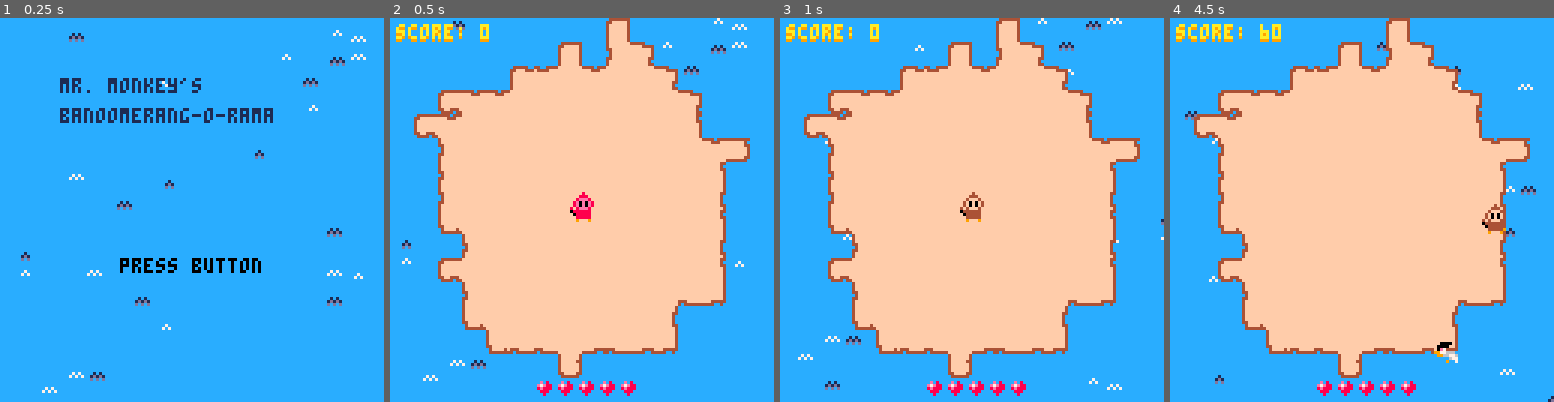
Above: before the commit, frames 1-4 (left to right).
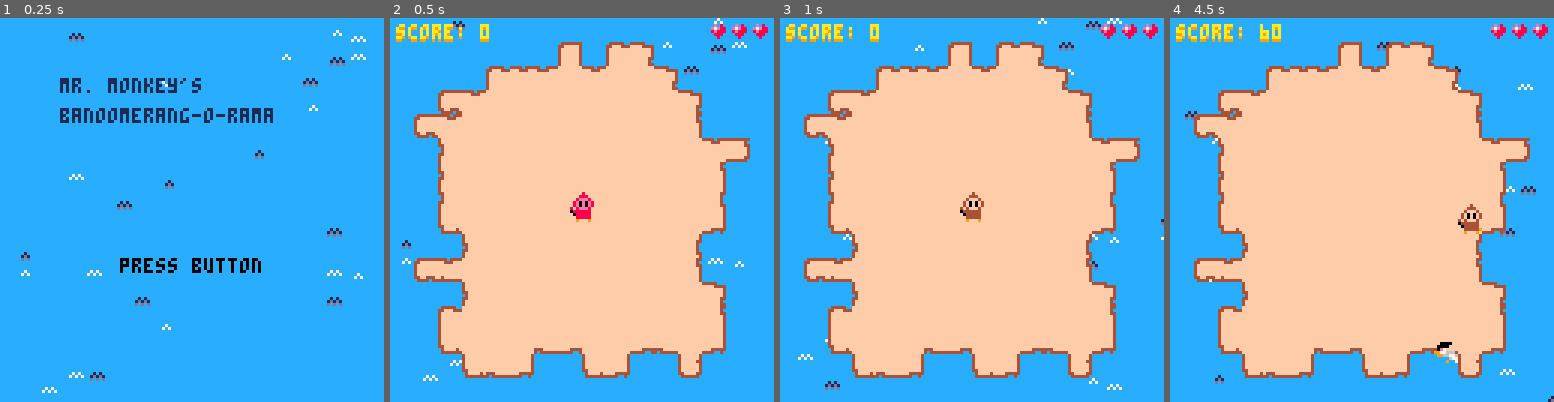
Above: after the commit, the same moments.

Repository: ravertass/BananaJamGame
Game: PICO-8 cartridge monkey.p8
Two runs of this game, one before a commit and one after it. Both use one fixed random seed, a clock stepped at 60 frames per second and the inputs below.
Inputs:
- Up to frame 1 (0.25 s): no input
- Up to frame 2 (0.5 s): tap X (X key) at 0.33 s
- Up to frame 3 (1 s): tap O (Z key) at 0.7 s
- Up to frame 4 (4.5 s): tap X (X key) at 1.07, 1.85, 2.97, 4.08 s; hold Right 1.6-2.1 s; tap O (Z key) every 0.4 s from 1.7 to 4.1 s; hold Up 2.15-2.42 s; hold Right 2.47-3.03 s; hold Left 3.08-3.58 s; hold Down 3.63-3.97 s; hold Right from 4.02 s (still down)

Frame 1 is identical in both runs. In frame 2, 9.5% of the frame differs, in the area x 6-99%, y 0-99%; in frame 3, 9.5%; in frame 4, 9.8%.

Commit message:
Added bananas

Diff:
--- a/monkey.p8
+++ b/monkey.p8
@@ -31,6 +31,7 @@
 c_sfx_bird=52
 c_sfx_teeth=0
 c_sfx_panic=53
+c_sfx_banana=54
 
 --- misc. sprites
 c_spr_wave=072
@@ -82,6 +83,8 @@
  init_boomerang()
  birds={}
  teeths={}
+ storks={}
+ bananas={}
 end
 
 function init_game_over()
@@ -121,7 +124,7 @@
   speed=c_speed,
   walk_count=0,
   walking=false,
-  lives=5,
+  lives=3,
   invincibility=60
  }
 end
@@ -165,7 +168,10 @@
  update_player()
  update_boomerang(boomerang)
  update_enemies()
+ update_storks()
+ update_bananas()
  generate_enemies()
+ generate_storks()
 end
 
 function update_timers()
@@ -224,6 +230,7 @@
 function input()
  move_input()
  boomerang_input()
+ grab_input()
 end
 
 function move_input()
@@ -379,6 +386,32 @@
   y<=rect2[4]
 end
 
+function grab_input()
+ if btnp(4) then
+  for banana in all(bananas) do
+   if intersect(
+       player_rect(),
+       {banana.x+1,banana.y,
+        banana.x+6,banana.y+7})
+   and not banana.flying
+   and not banana.falling
+   then
+    grab_banana(banana)
+   end
+  end
+ end
+end
+
+function grab_banana(banana)
+ --todo: add banana minigame
+ if player.lives<5 then
+  player.lives+=1
+ end
+ score+=500
+ sfx(c_sfx_banana)
+ del(bananas,banana)
+end
+
 function boomerang_input()
  if btnp(5)
  and not boomerang.active then
@@ -551,6 +584,39 @@
  }
 end
 
+function update_storks()
+ foreach(storks,update_stork)
+end
+
+function update_bananas()
+ foreach(bananas,update_banana)
+end
+
+function update_stork(stork)
+ stork.x+=stork.dx
+ inc_walk_count(stork)
+ if is_outside(stork) then
+  del(storks,stork)
+ end
+end
+
+function update_banana(banana)
+ if banana.flying then
+  banana.x+=banana.dx
+  inc_walk_count(stork)
+  if banana.x==60 then
+   banana.flying=false
+   banana.falling=true
+  end
+ elseif banana.falling then
+  banana.y+=banana.dy
+  banana.fall_count-=1
+  if banana.fall_count==0 then
+   banana.falling=false
+  end
+ end
+end
+
 function update_enemies()
  foreach(birds,update_bird)
  foreach(teeths,update_teeth)
@@ -593,15 +659,67 @@
      or actor.y<-7
 end
 
+function generate_storks()
+ d=get_difficulty()
+ if flr(rnd(1200+(d/10)))
+    >=1199
+ then
+  stork=create_stork()
+  banana=create_banana(stork)
+  add(storks,stork)
+  add(bananas,banana)
+ end
+end
+
+c_stork_dx=1
+function create_stork()
+ --dir is right or left
+ dir=1+flr(rnd(2))*2
+ if dir==c_left then
+  x=128
+  dx=-c_stork_dx
+ elseif dir==c_right then
+  x=-8
+  dx=c_stork_dx
+ end
+ y=8+rnd(64)
+
+ return {
+  x=x,y=y,
+  dir=dir,
+  dx=dx,
+  walk_count=0
+ }
+end
+
+function create_banana(stork)
+ if stork.dir==c_left then
+  xoffs=9
+ elseif stork.dir==c_right then
+  xoffs=-1
+ end
+ yoffs=13
+ return {
+  x=stork.x+xoffs,
+  y=stork.y+yoffs,
+  dx=stork.dx,
+  dy=1,
+  walk_count=0,
+  fall_count=16,
+  flying=true,
+  falling=false
+ }
+end
+
 function generate_enemies()
  d=get_difficulty()
  if flr(rnd(60+(d/4)))>=59 then
   add(birds,create_bird())
  end
- if flr(rnd(88)+
-        min(flr(d),3)+
-        (d/8)-
-        #teeths)
+ if flr(rnd(88+
+            (d/2)-
+            #teeths)+
+        min(flr(d),3))
     >=89
  then
   add(teeths,create_teeth())
@@ -714,8 +832,10 @@
  draw_sea()
  draw_map()
  foreach(teeths,draw_teeth)
+ foreach(bananas,draw_banana)
  draw_player()
  foreach(birds,draw_bird)
+ foreach(storks,draw_stork)
  draw_boomerang()
  draw_lives()
  draw_score()
@@ -742,7 +862,7 @@
 end
 
 function draw_map()
- map(0,0,0,0,15,15)
+ map(0,0,0,0,16,16)
 end
 
 function draw_player()
@@ -878,6 +998,47 @@
       flipz)
 end
 
+c_sprs_stork_right={128,160}
+function draw_stork(stork)
+ sprs=c_sprs_stork_right
+ if stork.dir==c_right then
+  flipz=false
+ elseif stork.dir==c_left then
+  flipz=true
+ end
+
+ if stork.walk_count<
+  c_max_walk_count/2
+ then
+  sprite=sprs[1]
+ else
+  sprite=sprs[2]
+ end
+
+ yoffs=
+  -flr(stork.walk_count/4)*2
+
+ spr(sprite,
+     stork.x,stork.y+yoffs,
+     2,2,
+     flipz)
+end
+
+c_spr_banana=030
+function draw_banana(banana)
+ sprite=c_spr_banana
+
+ if banana.flying then
+  yoffs=
+   -flr(banana.walk_count/4)*2
+ else
+  yoffs=0
+ end
+
+ spr(sprite,
+     banana.x,banana.y)
+end
+
 c_sprs_teeth_right={008,024}
 c_sprs_teeth_up={041,057}
 c_sprs_teeth_down={009,025}
@@ -944,8 +1105,8 @@
 
 c_spr_heart=056
 function draw_lives()
- x=48
- y=120
+ x=106
+ y=1
  for i=1,player.lives do
   spr(c_spr_heart,x,y)
   x+=7
@@ -1097,165 +1258,165 @@
 0000000000000000000000000000000000000000000000000000000000000000000000000000000000000000000000000000000000000000000000000000000001010101010101010000000000000000010101010101000000000000000000000101010101000000000000000000000001010101010000000000000000000000
 0000000000000000000000000000000000000000000000000000000000000000000000000000000000000000000000000000000000000000000000000000000000000000000000000000000000000000000000000000000000000000000000000000000000000000000000000000000000000000000000000000000000000000
 __map__
-0000000000000000005400000000000000000000000000000000000000000000000000000000000000000000000000000000000000000000000000000000000000000000000000000000000000000000000000000000000000000000000000000000000000000000000000000000000000000000000000000000000000000000
-0000000000000054005043000000000000000000000000000000000000000000000000000000000000000000000000000000000000000000000000000000000000000000000000000000000000000000000000000000000000000000000000000000000000000000000000000000000000000000000000000000000000000000
-0000000000404251415151430000000000000000000000000000000000000000000000000000000000000000000000000000000000000000000000000000000000000000000000000000000000000000000000000000000000000000000000000000000000000000000000000000000000000000000000000000000000000000
-0000444141515151515151514300000000000000000000000000000000000000000000000000000000000000000000000000000000000000000000000000000000000000000000000000000000000000000000000000000000000000000000000000000000000000000000000000000000000000000000000000000000000000
+0000000000000000000000000000000000000000000000000000000000000000000000000000000000000000000000000000000000000000000000000000000000000000000000000000000000000000000000000000000000000000000000000000000000000000000000000000000000000000000000000000000000000000
+0000000000000054004043000000000000000000000000000000000000000000000000000000000000000000000000000000000000000000000000000000000000000000000000000000000000000000000000000000000000000000000000000000000000000000000000000000000000000000000000000000000000000000
+0000000040414251415151430000000000000000000000000000000000000000000000000000000000000000000000000000000000000000000000000000000000000000000000000000000000000000000000000000000000000000000000000000000000000000000000000000000000000000000000000000000000000000
+0000444151515151515151514300000000000000000000000000000000000000000000000000000000000000000000000000000000000000000000000000000000000000000000000000000000000000000000000000000000000000000000000000000000000000000000000000000000000000000000000000000000000000
 0044415151515151515151515300000000000000000000000000000000000000000000000000000000000000000000000000000000000000000000000000000000000000000000000000000000000000000000000000000000000000000000000000000000000000000000000000000000000000000000000000000000000000
 0000505151515151515151515141470000000000000000000000000000000000000000000000000000000000000000000000000000000000000000000000000000000000000000000000000000000000000000000000000000000000000000000000000000000000000000000000000000000000000000000000000000000000
 0000605151515151515151515153000000000000000000000000000000000000000000000000000000000000000000000000000000000000000000000000000000000000000000000000000000000000000000000000000000000000000000000000000000000000000000000000000000000000000000000000000000000000
 0000505151515151515151515163000000000000000000000000000000000000000000000000000000000000000000000000000000000000000000000000000000000000000000000000000000000000000000000000000000000000000000000000000000000000000000000000000000000000000000000000000000000000
-0000705151515151515151515153000000000000000000000000000000000000000000000000000000000000000000000000000000000000000000000000000000000000000000000000000000000000000000000000000000000000000000000000000000000000000000000000000000000000000000000000000000000000
-0000006051515151515151515163000000000000000000000000000000000000000000000000000000000000000000000000000000000000000000000000000000000000000000000000000000000000000000000000000000000000000000000000000000000000000000000000000000000000000000000000000000000000
-0000445151515151515151515153000000000000000000000000000000000000000000000000000000000000000000000000000000000000000000000000000000000000000000000000000000000000000000000000000000000000000000000000000000000000000000000000000000000000000000000000000000000000
-0000006051515151515151517273000000000000000000000000000000000000000000000000000000000000000000000000000000000000000000000000000000000000000000000000000000000000000000000000000000000000000000000000000000000000000000000000000000000000000000000000000000000000
-0000007051515151515151630000000000000000000000000000000000000000000000000000000000000000000000000000000000000000000000000000000000000000000000000000000000000000000000000000000000000000000000000000000000000000000000000000000000000000000000000000000000000000
-0000000070727251717271730000000000000000000000000000000000000000000000000000000000000000000000000000000000000000000000000000000000000000000000000000000000000000000000000000000000000000000000000000000000000000000000000000000000000000000000000000000000000000
-0000000000000074000000000000000000000000000000000000000000000000000000000000000000000000000000000000000000000000000000000000000000000000000000000000000000000000000000000000000000000000000000000000000000000000000000000000000000000000000000000000000000000000
-0000000000000000000000000000000000000000000000000000000000000000000000000000000000000000000000000000000000000000000000000000000000000000000000000000000000000000000000000000000000000000000000000000000000000000000000000000000000000000000000000000000000000000
-0000000000000000000000000000000000000000000000000000000000000000000000000000000000000000000000000000000000000000000000000000000000000000000000000000000000000000000000000000000000000000000000000000000000000000000000000000000000000000000000000000000000000000
-0000000000000000000000000000000000000000000000000000000000000000000000000000000000000000000000000000000000000000000000000000000000000000000000000000000000000000000000000000000000000000000000000000000000000000000000000000000000000000000000000000000000000000
-0000000000000000000000000000000000000000000000000000000000000000000000000000000000000000000000000000000000000000000000000000000000000000000000000000000000000000000000000000000000000000000000000000000000000000000000000000000000000000000000000000000000000000
-0000000000000000000000000000000000000000000000000000000000000000000000000000000000000000000000000000000000000000000000000000000000000000000000000000000000000000000000000000000000000000000000000000000000000000000000000000000000000000000000000000000000000000
-0000000000000000000000000000000000000000000000000000000000000000000000000000000000000000000000000000000000000000000000000000000000000000000000000000000000000000000000000000000000000000000000000000000000000000000000000000000000000000000000000000000000000000
-0000000000000000000000000000000000000000000000000000000000000000000000000000000000000000000000000000000000000000000000000000000000000000000000000000000000000000000000000000000000000000000000000000000000000000000000000000000000000000000000000000000000000000
-0000000000000000000000000000000000000000000000000000000000000000000000000000000000000000000000000000000000000000000000000000000000000000000000000000000000000000000000000000000000000000000000000000000000000000000000000000000000000000000000000000000000000000
-0000000000000000000000000000000000000000000000000000000000000000000000000000000000000000000000000000000000000000000000000000000000000000000000000000000000000000000000000000000000000000000000000000000000000000000000000000000000000000000000000000000000000000
-0000000000000000000000000000000000000000000000000000000000000000000000000000000000000000000000000000000000000000000000000000000000000000000000000000000000000000000000000000000000000000000000000000000000000000000000000000000000000000000000000000000000000000
-0000000000000000000000000000000000000000000000000000000000000000000000000000000000000000000000000000000000000000000000000000000000000000000000000000000000000000000000000000000000000000000000000000000000000000000000000000000000000000000000000000000000000000
-0000000000000000000000000000000000000000000000000000000000000000000000000000000000000000000000000000000000000000000000000000000000000000000000000000000000000000000000000000000000000000000000000000000000000000000000000000000000000000000000000000000000000000
-0000000000000000000000000000000000000000000000000000000000000000000000000000000000000000000000000000000000000000000000000000000000000000000000000000000000000000000000000000000000000000000000000000000000000000000000000000000000000000000000000000000000000000
-0000000000000000000000000000000000000000000000000000000000000000000000000000000000000000000000000000000000000000000000000000000000000000000000000000000000000000000000000000000000000000000000000000000000000000000000000000000000000000000000000000000000000000
-0000000000000000000000000000000000000000000000000000000000000000000000000000000000000000000000000000000000000000000000000000000000000000000000000000000000000000000000000000000000000000000000000000000000000000000000000000000000000000000000000000000000000000
-0000000000000000000000000000000000000000000000000000000000000000000000000000000000000000000000000000000000000000000000000000000000000000000000000000000000000000000000000000000000000000000000000000000000000000000000000000000000000000000000000000000000000000
-0000000000000000000000000000000000000000000000000000000000000000000000000000000000000000000000000000000000000000000000000000000000000000000000000000000000000000000000000000000000000000000000000000000000000000000000000000000000000000000000000000000000000000
-…(130 lines of a section not shown)…
+0000705151515151515151515173000000000000000000000000000000000000000000000000000000000000000000000000000000000000000000000000000000000000000000000000000000000000000000000000000000000000000000000000000000000000000000000000000000000000000000000000000000000000
+0000006051515151515151516300000000000000000000000000000000000000000000000000000000000000000000000000000000000000000000000000000000000000000000000000000000000000000000000000000000000000000000000000000000000000000000000000000000000000000000000000000000000000
+0044465151515151515151515300000000000000000000000000000000000000000000000000000000000000000000000000000000000000000000000000000000000000000000000000000000000000000000000000000000000000000000000000000000000000000000000000000000000000000000000000000000000000
+0000006051515151515151515143000000000000000000000000000000000000000000000000000000000000000000000000000000000000000000000000000000000000000000000000000000000000000000000000000000000000000000000000000000000000000000000000000000000000000000000000000000000000
+0000405151515151515151515153000000000000000000000000000000000000000000000000000000000000000000000000000000000000000000000000000000000000000000000000000000000000000000000000000000000000000000000000000000000000000000000000000000000000000000000000000000000000
+0000705151517271515171725173000000000000000000000000000000000000000000000000000000000000000000000000000000000000000000000000000000000000000000000000000000000000000000000000000000000000000000000000000000000000000000000000000000000000000000000000000000000000
+0000007072730000707300007400000000000000000000000000000000000000000000000000000000000000000000000000000000000000000000000000000000000000000000000000000000000000000000000000000000000000000000000000000000000000000000000000000000000000000000000000000000000000
+0000000000000000000000000000000000000000000000000000000000000000000000000000000000000000000000000000000000000000000000000000000000000000000000000000000000000000000000000000000000000000000000000000000000000000000000000000000000000000000000000000000000000000
+0000000000000000000000000000000000000000000000000000000000000000000000000000000000000000000000000000000000000000000000000000000000000000000000000000000000000000000000000000000000000000000000000000000000000000000000000000000000000000000000000000000000000000
+0000000000000000000000000000000000000000000000000000000000000000000000000000000000000000000000000000000000000000000000000000000000000000000000000000000000000000000000000000000000000000000000000000000000000000000000000000000000000000000000000000000000000000
+0000000000000000000000000000000000000000000000000000000000000000000000000000000000000000000000000000000000000000000000000000000000000000000000000000000000000000000000000000000000000000000000000000000000000000000000000000000000000000000000000000000000000000
+0000000000000000000000000000000000000000000000000000000000000000000000000000000000000000000000000000000000000000000000000000000000000000000000000000000000000000000000000000000000000000000000000000000000000000000000000000000000000000000000000000000000000000
+0000000000000000000000000000000000000000000000000000000000000000000000000000000000000000000000000000000000000000000000000000000000000000000000000000000000000000000000000000000000000000000000000000000000000000000000000000000000000000000000000000000000000000
+0000000000000000000000000000000000000000000000000000000000000000000000000000000000000000000000000000000000000000000000000000000000000000000000000000000000000000000000000000000000000000000000000000000000000000000000000000000000000000000000000000000000000000
+0000000000000000000000000000000000000000000000000000000000000000000000000000000000000000000000000000000000000000000000000000000000000000000000000000000000000000000000000000000000000000000000000000000000000000000000000000000000000000000000000000000000000000
+0000000000000000000000000000000000000000000000000000000000000000000000000000000000000000000000000000000000000000000000000000000000000000000000000000000000000000000000000000000000000000000000000000000000000000000000000000000000000000000000000000000000000000
+0000000000000000000000000000000000000000000000000000000000000000000000000000000000000000000000000000000000000000000000000000000000000000000000000000000000000000000000000000000000000000000000000000000000000000000000000000000000000000000000000000000000000000
+0000000000000000000000000000000000000000000000000000000000000000000000000000000000000000000000000000000000000000000000000000000000000000000000000000000000000000000000000000000000000000000000000000000000000000000000000000000000000000000000000000000000000000
+0000000000000000000000000000000000000000000000000000000000000000000000000000000000000000000000000000000000000000000000000000000000000000000000000000000000000000000000000000000000000000000000000000000000000000000000000000000000000000000000000000000000000000
+0000000000000000000000000000000000000000000000000000000000000000000000000000000000000000000000000000000000000000000000000000000000000000000000000000000000000000000000000000000000000000000000000000000000000000000000000000000000000000000000000000000000000000
+0000000000000000000000000000000000000000000000000000000000000000000000000000000000000000000000000000000000000000000000000000000000000000000000000000000000000000000000000000000000000000000000000000000000000000000000000000000000000000000000000000000000000000
+0000000000000000000000000000000000000000000000000000000000000000000000000000000000000000000000000000000000000000000000000000000000000000000000000000000000000000000000000000000000000000000000000000000000000000000000000000000000000000000000000000000000000000
+0000000000000000000000000000000000000000000000000000000000000000000000000000000000000000000000000000000000000000000000000000000000000000000000000000000000000000000000000000000000000000000000000000000000000000000000000000000000000000000000000000000000000000
+0000000000000000000000000000000000000000000000000000000000000000000000000000000000000000000000000000000000000000000000000000000000000000000000000000000000000000000000000000000000000000000000000000000000000000000000000000000000000000000000000000000000000000
+…(130 lines of a section not shown)…
Not shown, changed: 30 lines of the sprite sheet (__gfx__) section of monkey.p8
Not shown, changed: the music (__music__) section of monkey.p8
Not shown, changed: the sound effects (__sfx__) section of monkey.p8
